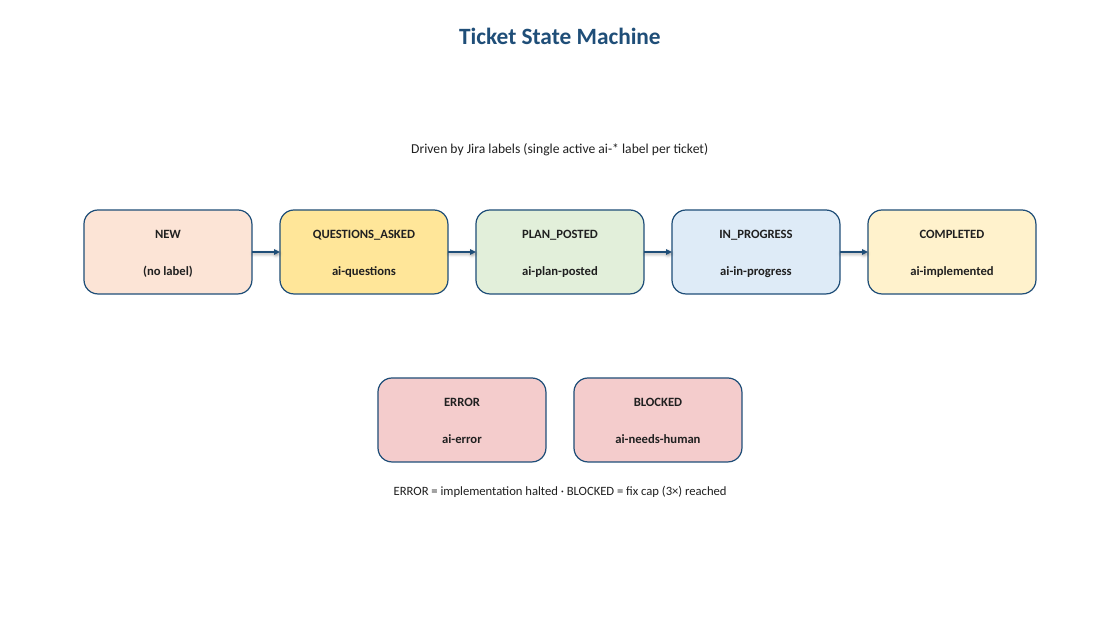
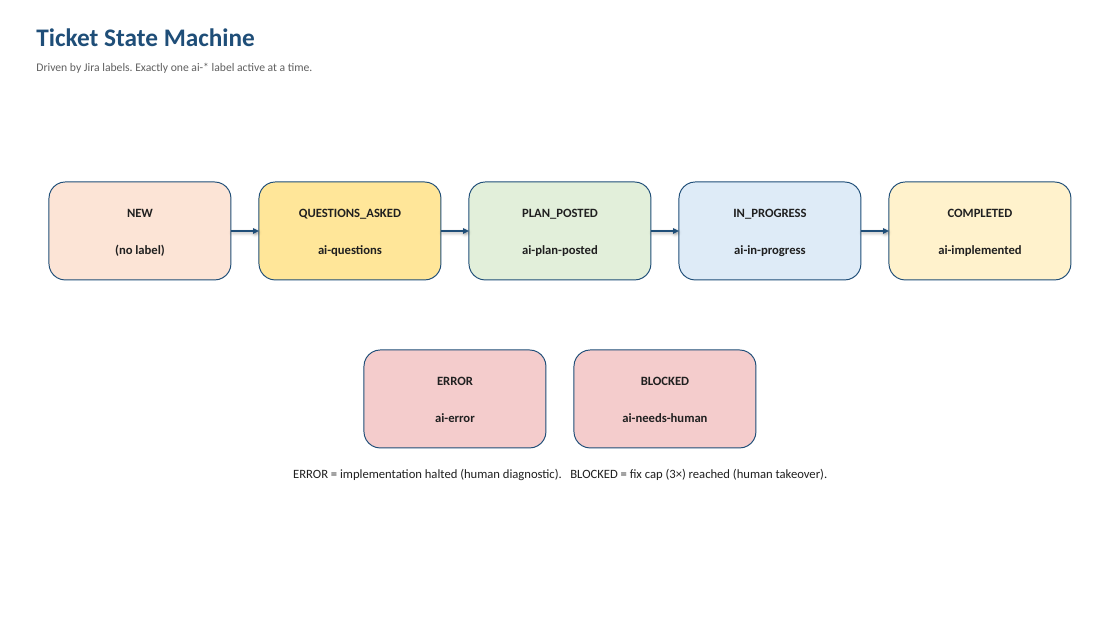
Before and after one commit to thanhtv368/sf-auto-agent, a slide deck: slide 3 of docs/sf-auto-agent-design.pptx (slide 4 before the commit). Drawn at 1120x630 pixels with LibreOffice and Linux fonts; fonts in the diff are those of the drawing. Boxes give left, top, right and bottom in pixels: in the first picture for what was removed or moved away, otherwise in the second. Text is boxed around its words. In the diff, an @@ line names an element or a change of style, - is before the commit and + after.

```diff
--- a/docs/sf-auto-agent-design.pptx
+++ b/docs/sf-auto-agent-design.pptx
@@ text "Ticket State Machine" at box(36, 28, 255, 46): size 24 to 26 pt; alignment centre to left @@
@@ text at box(36, 63, 313, 73): text changed; size 14 to 12 pt; text colour #202020 to #606060 @@
-Driven by Jira labels (single active ai-* label per ticket)
+Driven by Jira labels. Exactly one ai-* label active at a time.
@@ outline #1F4E78 1.25 pt to #1F4E78 1 pt in 7 elements at box(469, 182, 651, 280), box(364, 350, 546, 448), box(574, 350, 756, 448), box(679, 182, 861, 280), box(259, 182, 441, 280), box(889, 182, 1071, 280), box(49, 182, 231, 280) @@
@@ rounded rectangle "NEW": place and size @@
-rounded rectangle "NEW" at box(84, 210, 252, 294)
+rounded rectangle "NEW" at box(49, 182, 231, 280)
@@ rounded rectangle "QUESTIONS_ASKED": place and size @@
-rounded rectangle "QUESTIONS_ASKED" at box(280, 210, 448, 294)
+rounded rectangle "QUESTIONS_ASKED" at box(259, 182, 441, 280)
@@ rounded rectangle "PLAN_POSTED": place and size @@
-rounded rectangle "PLAN_POSTED" at box(476, 210, 644, 294)
+rounded rectangle "PLAN_POSTED" at box(469, 182, 651, 280)
@@ rounded rectangle "IN_PROGRESS": place and size @@
-rounded rectangle "IN_PROGRESS" at box(672, 210, 840, 294)
+rounded rectangle "IN_PROGRESS" at box(679, 182, 861, 280)
@@ rounded rectangle "COMPLETED": place and size @@
-rounded rectangle "COMPLETED" at box(868, 210, 1036, 294)
+rounded rectangle "COMPLETED" at box(889, 182, 1071, 280)
@@ arrow moved from (252, 252) - (280, 252) to (231, 231) - (259, 231) @@
@@ arrow (231, 231) - (259, 231): stroke #1F4E78 1.75 pt to #1F4E78 1.5 pt @@
@@ arrow moved from (448, 252) - (476, 252) to (441, 231) - (469, 231) @@
@@ arrow (441, 231) - (469, 231): stroke #1F4E78 1.75 pt to #1F4E78 1.5 pt @@
@@ arrow moved from (644, 252) - (672, 252) to (651, 231) - (679, 231) @@
@@ arrow (651, 231) - (679, 231): stroke #1F4E78 1.75 pt to #1F4E78 1.5 pt @@
@@ arrow moved from (840, 252) - (868, 252) to (861, 231) - (889, 231) @@
@@ arrow (861, 231) - (889, 231): stroke #1F4E78 1.75 pt to #1F4E78 1.5 pt @@
@@ rounded rectangle "ERROR": place and size @@
-rounded rectangle "ERROR" at box(378, 378, 546, 462)
+rounded rectangle "ERROR" at box(364, 350, 546, 448)
@@ rounded rectangle "BLOCKED": place and size @@
-rounded rectangle "BLOCKED" at box(574, 378, 742, 462)
+rounded rectangle "BLOCKED" at box(574, 350, 756, 448)
@@ text at box(293, 469, 828, 480): text changed @@
-ERROR = implementation halted · BLOCKED = fix cap (3×) reached
+ERROR = implementation halted (human diagnostic). BLOCKED = fix cap (3×) reached (human takeover).
```
Also in this commit, not shown: 3 other slides changed.
